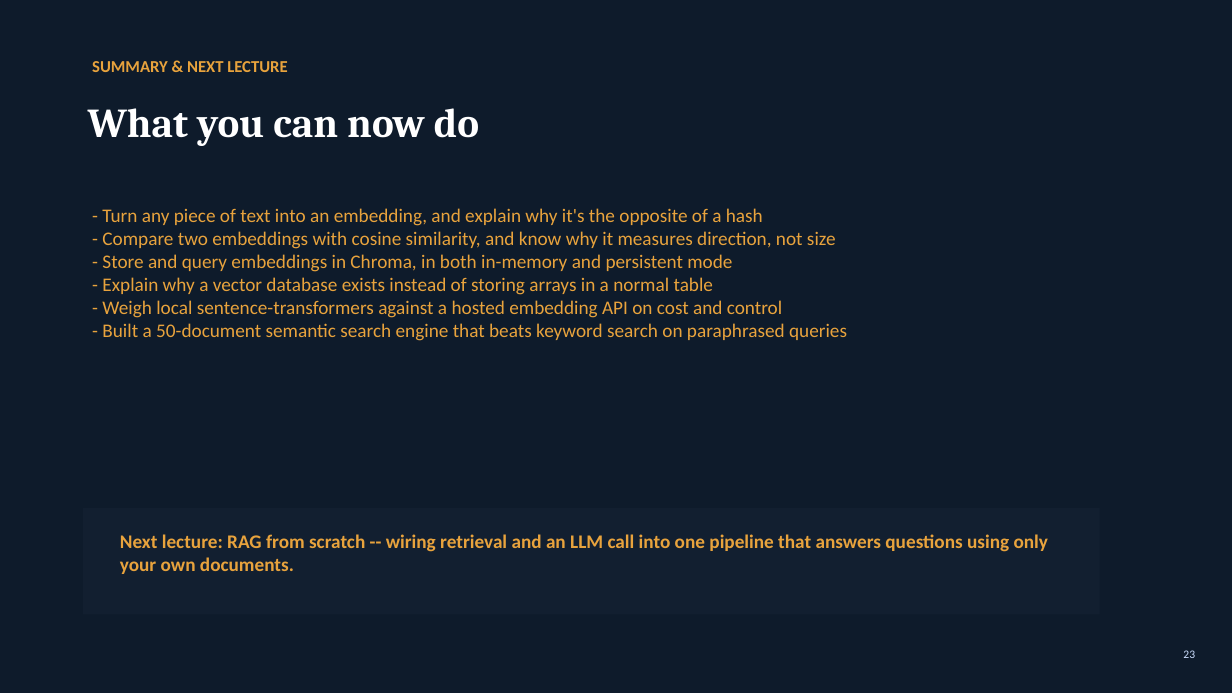
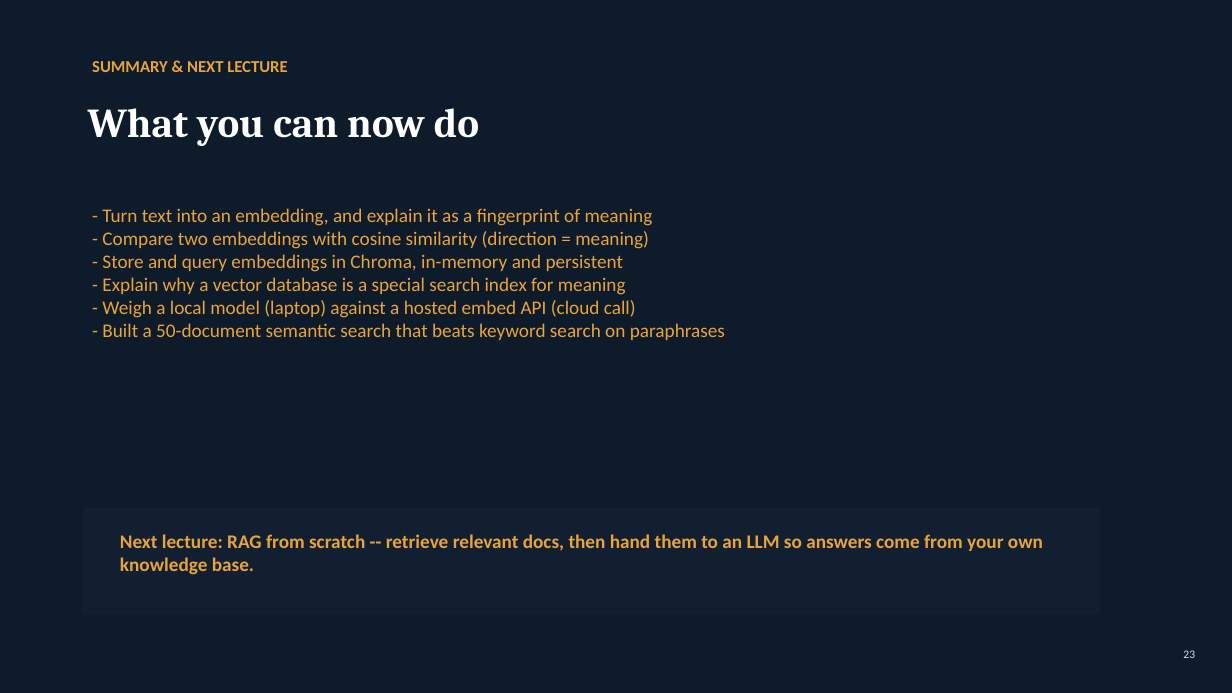
Before and after one commit to mayurb99/Agentic-AI-Series, a slide deck: slide 23 of lecture2/L2_Embeddings_VectorDatabases_DevOps.pptx. Drawn at 1232x693 pixels with LibreOffice and Linux fonts; fonts in the diff are those of the drawing. Boxes give left, top, right and bottom in pixels: in the first picture for what was removed or moved away, otherwise in the second. Text is boxed around its words. In the diff, an @@ line names an element or a change of style, - is before the commit and + after.

```diff
--- a/lecture2/L2_Embeddings_VectorDatabases_DevOps.pptx
+++ b/lecture2/L2_Embeddings_VectorDatabases_DevOps.pptx
@@ text at <box>102,208,725,340</box>: text changed @@
-- Turn any piece of text into an embedding, and explain why it's the opposite of a hash
-- Compare two embeddings with cosine similarity, and know why it measures direction, not size
-- Store and query embeddings in Chroma, in both in-memory and persistent mode
-- Explain why a vector database exists instead of storing arrays in a normal table
-- Weigh local sentence-transformers against a hosted embedding API on cost and control
-- Built a 50-document semantic search engine that beats keyword search on paraphrased queries
+- Turn text into an embedding, and explain it as a fingerprint of meaning
+- Compare two embeddings with cosine similarity (direction = meaning)
+- Store and query embeddings in Chroma, in-memory and persistent
+- Explain why a vector database is a special search index for meaning
+- Weigh a local model (laptop) against a hosted embed API (cloud call)
+- Built a 50-document semantic search that beats keyword search on paraphrases
@@ text at <box>120,534,1043,575</box>: text changed @@
-Next lecture: RAG from scratch -- wiring retrieval and an LLM call into one pipeline that answers questions using only your own documents.
+Next lecture: RAG from scratch -- retrieve relevant docs, then hand them to an LLM so answers come from your own knowledge base.
```
Also in this commit, not shown: 18 other slides changed, 3 slides added, 3 slides removed, 3 other files.
